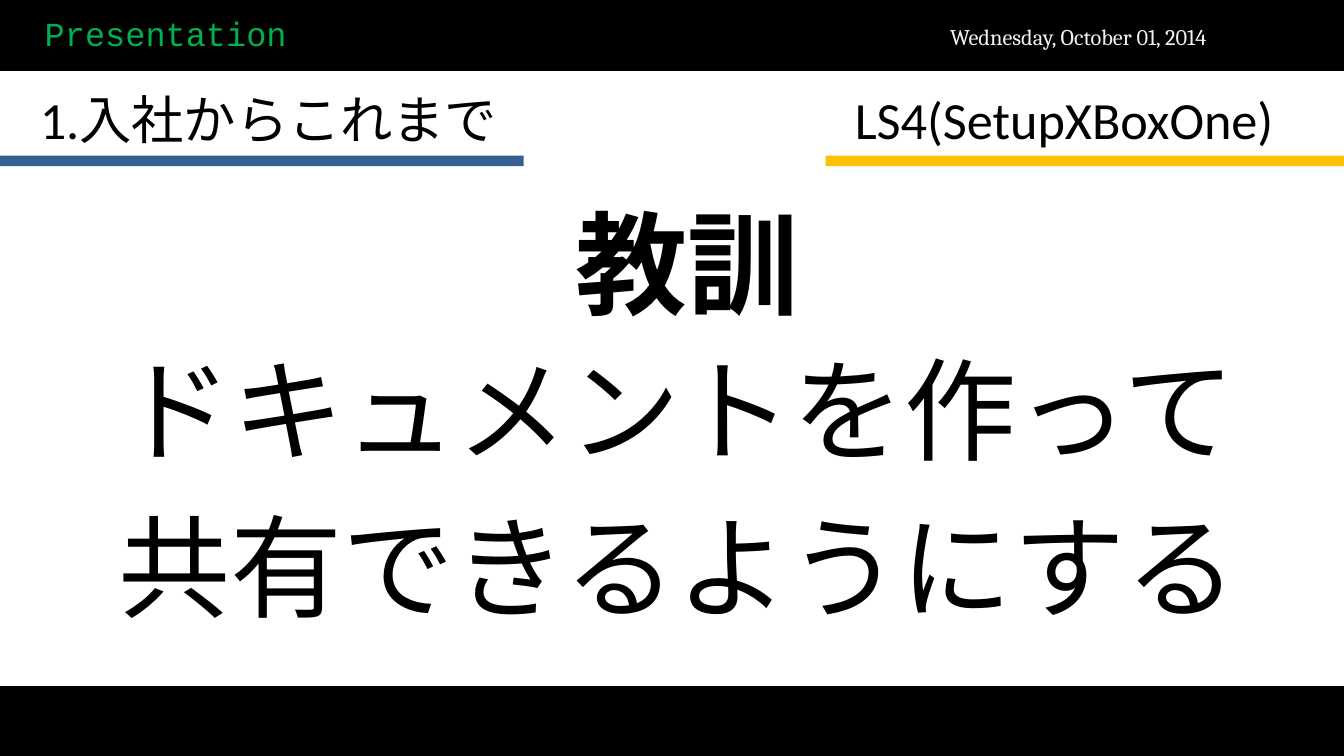
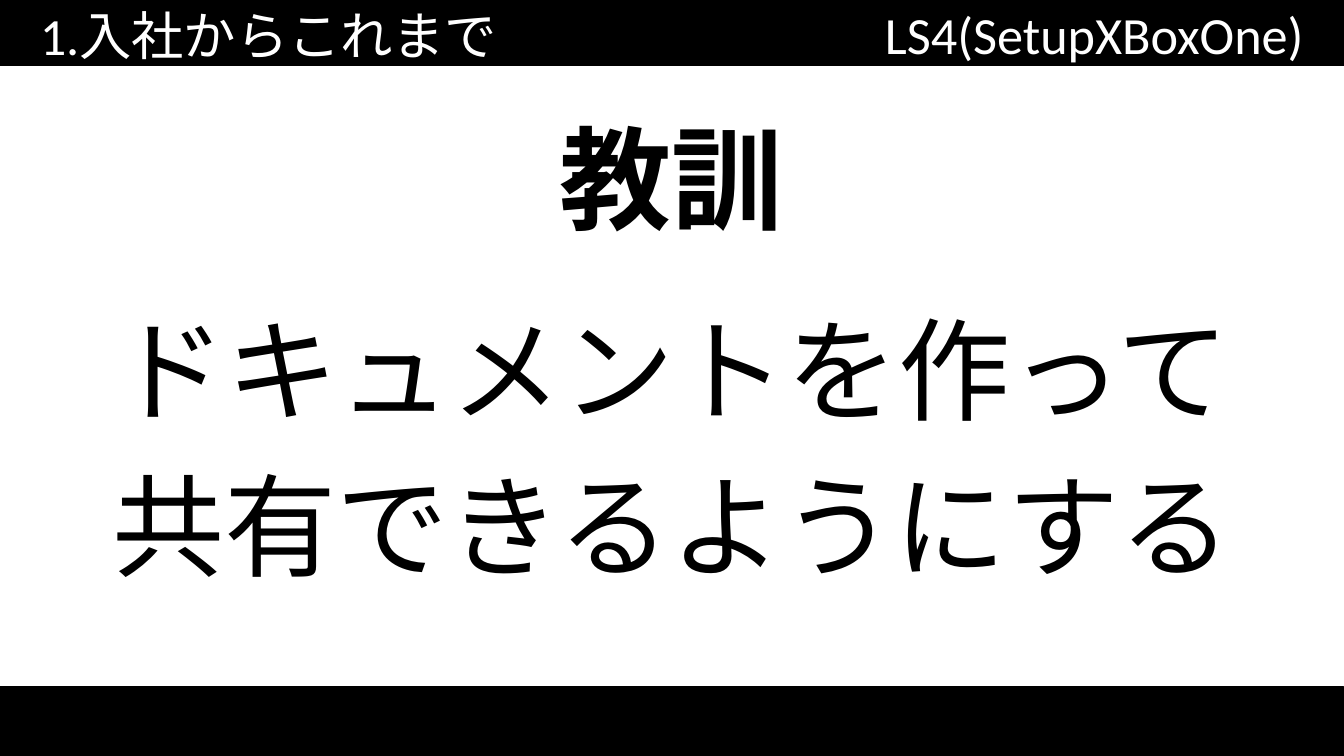
Before and after one commit to scarecrow173/Test, a slide deck: slide 11 of 試用期間終了.pptx (slide 10 before the commit). Drawn at 1344x756 pixels with LibreOffice and Linux fonts; fonts in the diff are those of the drawing; background and template pictures are left out. Boxes give left, top, right and bottom in pixels: in the first picture for what was removed or moved away, otherwise in the second. Text is boxed around its words. In the diff, an @@ line names an element or a change of style, - is before the commit and + after.

```diff
--- a/試用期間終了.pptx
+++ b/試用期間終了.pptx
@@ rectangle: place and size @@
-rectangle at (0,1,1344,69)
+rectangle at (0,0,1344,65)
@@ title "1.入社からこれまで": place and size @@
-title "1.入社からこれまで" at (40,96,497,144)
+title "1.入社からこれまで" at (40,11,497,67)
@@ title "1.入社からこれまで" at (40,11,497,67): text colour #000000 to #FFFFFF @@
@@ text removed at (45,21,287,47) @@
-Presentation
@@ text "LS4(SetupXBoxOne)" at (885,16,1304,63): text colour #000000 to #FFFFFF @@
@@ text "LS4(SetupXBoxOne)": place and size @@
-text "LS4(SetupXBoxOne)" at (855,101,1274,148)
+text "LS4(SetupXBoxOne)" at (885,16,1304,63)
@@ text removed at (950,29,1206,50) @@
-Wednesday, October 01, 2014
@@ text "教訓": place and size @@
-text "教訓" at (576,210,800,317)
+text "教訓" at (560,125,784,232)
@@ rectangle removed at (0,156,524,167) @@
@@ rectangle removed at (825,156,1344,167) @@
@@ text "ドキュメントを作って": place and size @@
-text "ドキュメントを作って" at (119,358,1238,618)
+text "ドキュメントを作って" at (112,318,1231,577)
```
Also in this commit, not shown: 20 other slides changed, 2 slides added, 11 other files.
